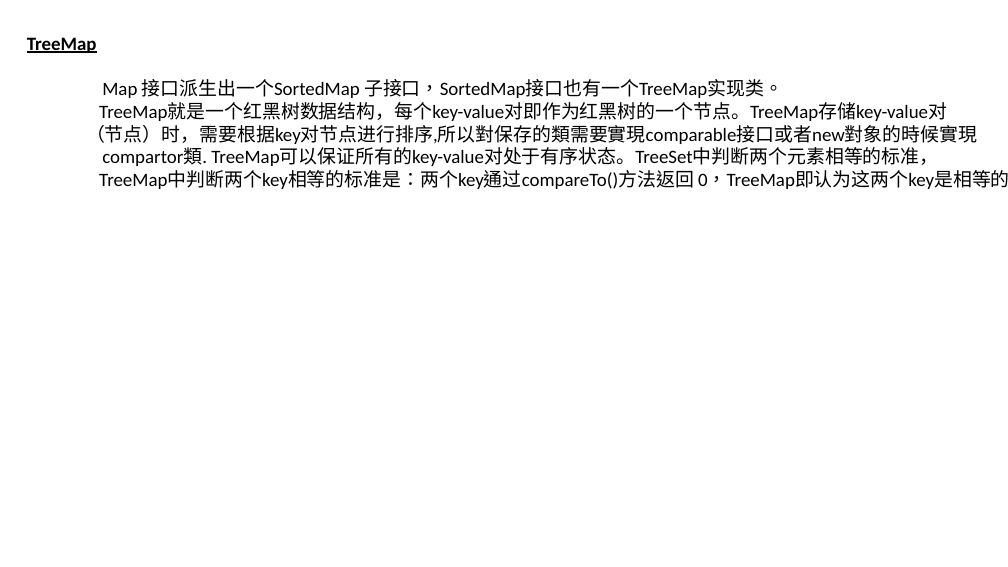
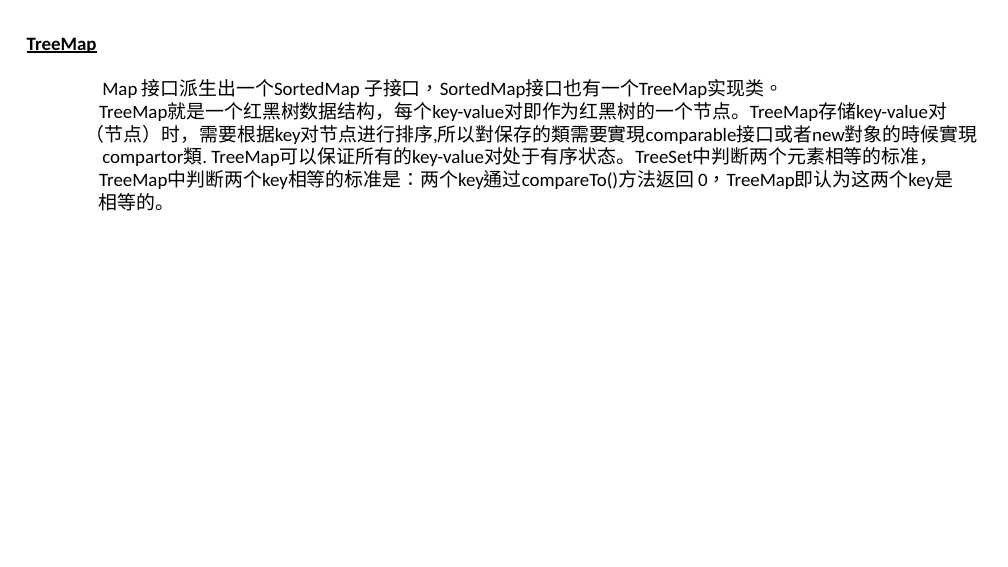
Before and after one commit to luchaojun/ChaojunStudy, a slide deck: slide 5 of JavaStudy/JavaStudyNote/Collection-Map/Java_Map.pptx. Drawn at 1008x567 pixels with LibreOffice and Linux fonts; fonts in the diff are those of the drawing. Boxes give left, top, right and bottom in pixels: in the first picture for what was removed or moved away, otherwise in the second. Text is boxed around its words. In the diff, an @@ line names an element or a change of style, - is before the commit and + after.

```diff
--- a/JavaStudy/JavaStudyNote/Collection-Map/Java_Map.pptx
+++ b/JavaStudy/JavaStudyNote/Collection-Map/Java_Map.pptx
@@ text at bbox=[99, 170, 953, 211]: text changed @@
-TreeMap中判断两个key相等的标准是：两个key通过compareTo()方法返回 0，TreeMap即认为这两个key是相等的。
+TreeMap中判断两个key相等的标准是：两个key通过compareTo()方法返回 0，TreeMap即认为这两个key是
+相等的。
```
Also in this commit, not shown: 1 slide added.
